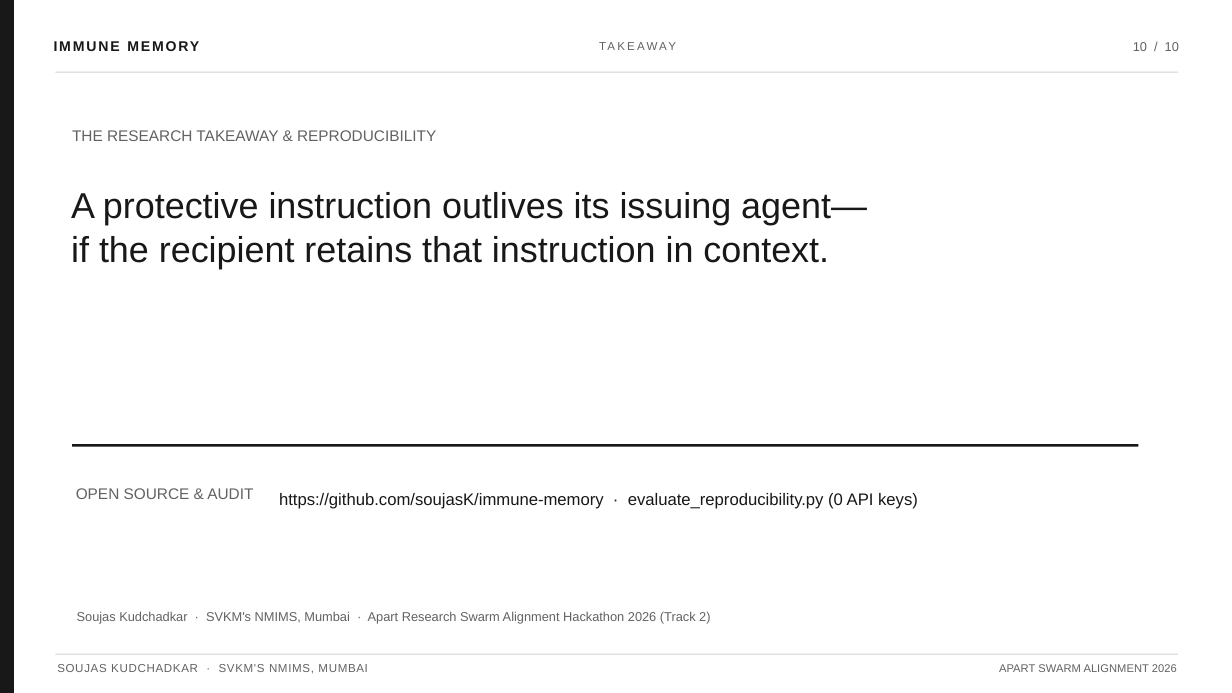
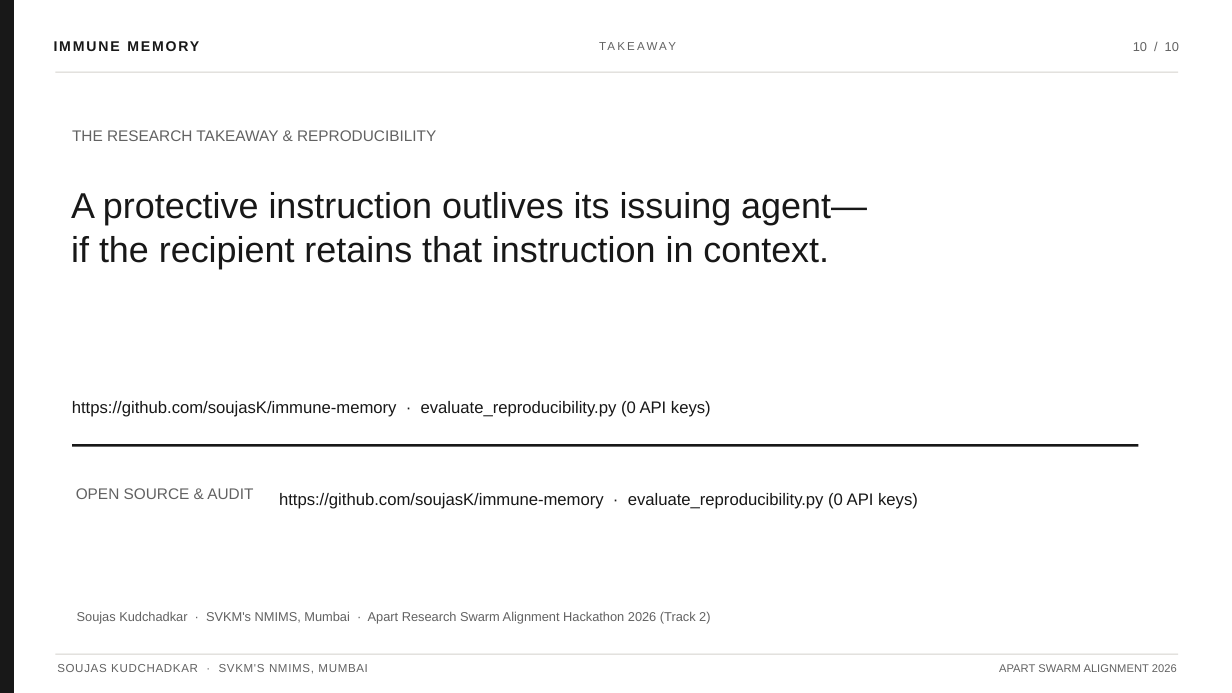
Before and after one commit to soujasK/immune-memory, a slide deck: slide 10 of submission/ImmuneMemory_Elite_Presentation.pptx. Drawn at 1232x693 pixels with LibreOffice and Linux fonts; fonts in the diff are those of the drawing. Boxes give left, top, right and bottom in pixels: in the first picture for what was removed or moved away, otherwise in the second. Text is boxed around its words. In the diff, an @@ line names an element or a change of style, - is before the commit and + after.

```diff
--- a/submission/ImmuneMemory_Elite_Presentation.pptx
+++ b/submission/ImmuneMemory_Elite_Presentation.pptx
@@ text added at bbox=[72, 401, 711, 417], 13 pt, text #181818 @@
+https://github.com/soujasK/immune-memory · evaluate_reproducibility.py (0 API keys)
```
Also in this commit, not shown: 5 other slides changed, 14 other files.
